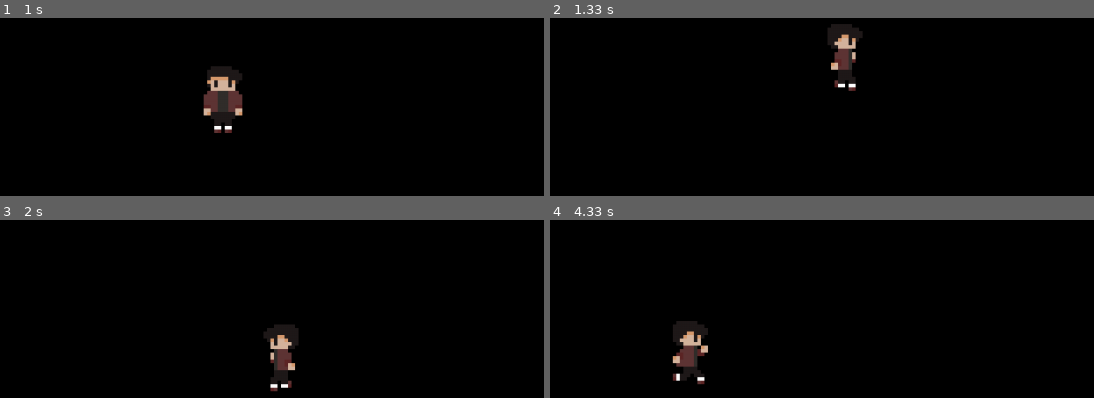
Above: before the commit, frames 1-4 (two rows, left to right).
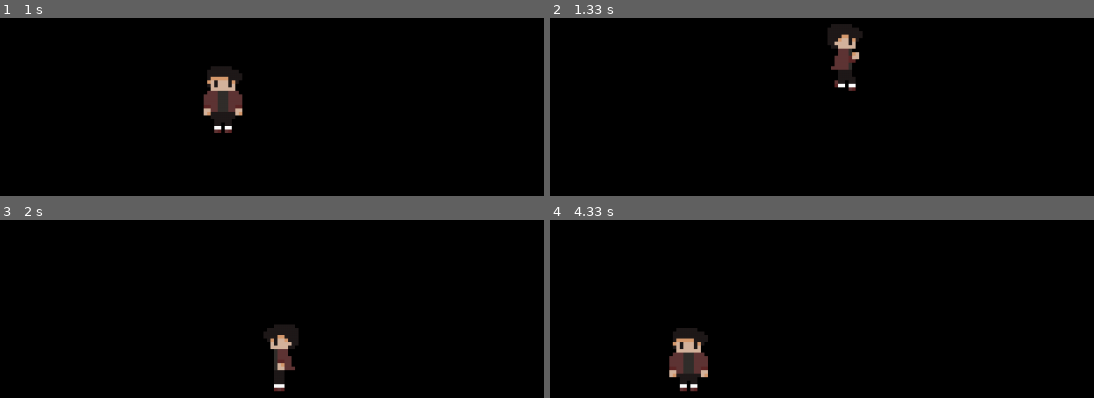
Above: after the commit, the same moments.

Repository: VinicciusSantos/Estudos-Pygame
Game: pygame game, started from main.py
Same seed, same stepped clock (60 frames per second), same inputs: the game is played once before the commit and once after it.
Inputs:
- Up to frame 1 (1 s): hold Right 0.33-0.8 s; hold Up from 0.83 s (still down)
- Up to frame 2 (1.33 s): release Up at 1.13 s; hold Right from 1.17 s (still down)
- Up to frame 3 (2 s): release Right at 1.63 s; hold Left from 1.67 s (still down)
- Up to frame 4 (4.33 s): release Left at 2.2 s; hold Left 2.23-2.63 s; hold Up 2.67-3.03 s; hold Right 3.07-3.7 s; hold Left 3.73-4.2 s; hold Right from 4.23 s (still down)

Frame 1 is identical in both runs. In frame 2, 0.1% of the frame differs, in the area x 51-57%, y 19-30%; in frame 3, 0.4%; in frame 4, 1.8%, in the area x 21-30%, y 56-97%.

Commit message:
Ifs do movimento reduzidos

Diff:
--- a/main.py
+++ b/main.py
@@ -1,12 +1,14 @@
 import pygame
+import os
+
 from pygame.locals import *
+from time import sleep
 from sys import exit
-import os
 
 # definindo diretórios
 diretorio_principal = os.path.dirname(__file__)
-diretorio_sprites = os.path.join(diretorio_principal, "sprites")
-diretorio_sons = os.path.join(diretorio_principal, "sons")
+diretorio_sprites = os.path.join(diretorio_principal, "assets", "sprites")
+diretorio_sons = os.path.join(diretorio_principal, "assets", "sons")
 
 pygame.init()
 sprite_sheet = pygame.image.load(os.path.join(diretorio_sprites, "Personagem.png"))
@@ -28,7 +30,7 @@
 class Personagem(pygame.sprite.Sprite):
     def __init__(self):
         pygame.sprite.Sprite.__init__(self)
-        self.sprites = list()
+        self.sprites = []
         for i in range(7):
             img = sprite_sheet.subsurface((i * 32, 0), (32, 32))
             self.sprites.append(img)
@@ -50,25 +52,33 @@
         self.correr = True
 
     def update(self):
-        if self.correr:
-            if self.indice == 3 or self.indice == 6:
-                self.atual = 2
-            if self.indice == 4 or self.indice == 5:
-                self.atual = 3
-            if self.indice == 7 or self.indice == 12:
-                self.atual = 4
-            if self.indice == 8 or self.indice == 11:
-                self.atual = 5
-            if self.indice == 9 or self.indice == 10:
-                self.atual = 6
-            self.indice += 0.5
+        # if self.correr:
+        #     if self.indice == 3 or self.indice == 6:
+        #         self.atual = 2
+        #     if self.indice == 4 or self.indice == 5:
+        #         self.atual = 3
+        #     if self.indice == 7 or self.indice == 12:
+        #         self.atual = 4
+        #     if self.indice == 8 or self.indice == 11:
+        #         self.atual = 5
+        #     if self.indice == 9 or self.indice == 10:
+        #         self.atual = 6
+        #     self.indice += 0.5
+        #     self.correr = False
+        # else:
+        #     self.atual = 0
+
+        # if self.indice > 12:
+        #     self.indice = 3
+
+
+        if self.correr == False:
+            self.atual = 0
+        elif self.correr and self.indice % 2 == 0:
+            self.atual = (self.atual >= len(self.sprites) - 1) and 3 or self.atual + 1
             self.correr = False
-        else:
-            personagem.atual = 0
 
-        if self.indice > 12:
-            self.indice = 3
-
+        self.indice += 1
         self.image = self.sprites[self.atual]
         self.image = pygame.transform.scale(self.image, (32 * 5, 32 * 5))
 
Renamed: Personagem.png -> assets/sprites/Personagem.png
Not shown, removed: Personagem.piskel
